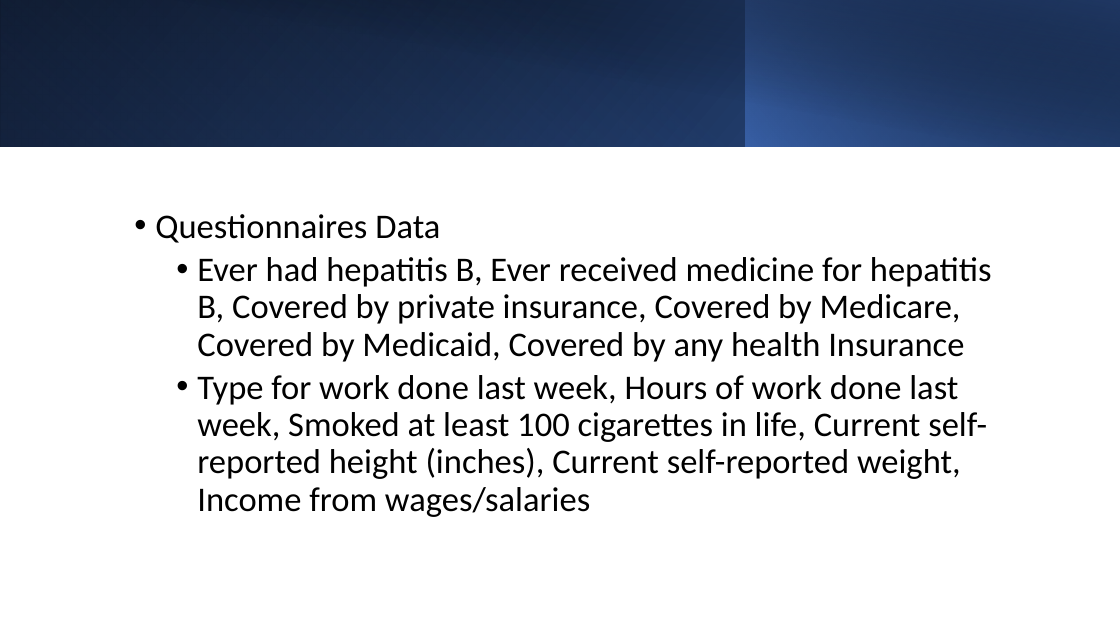
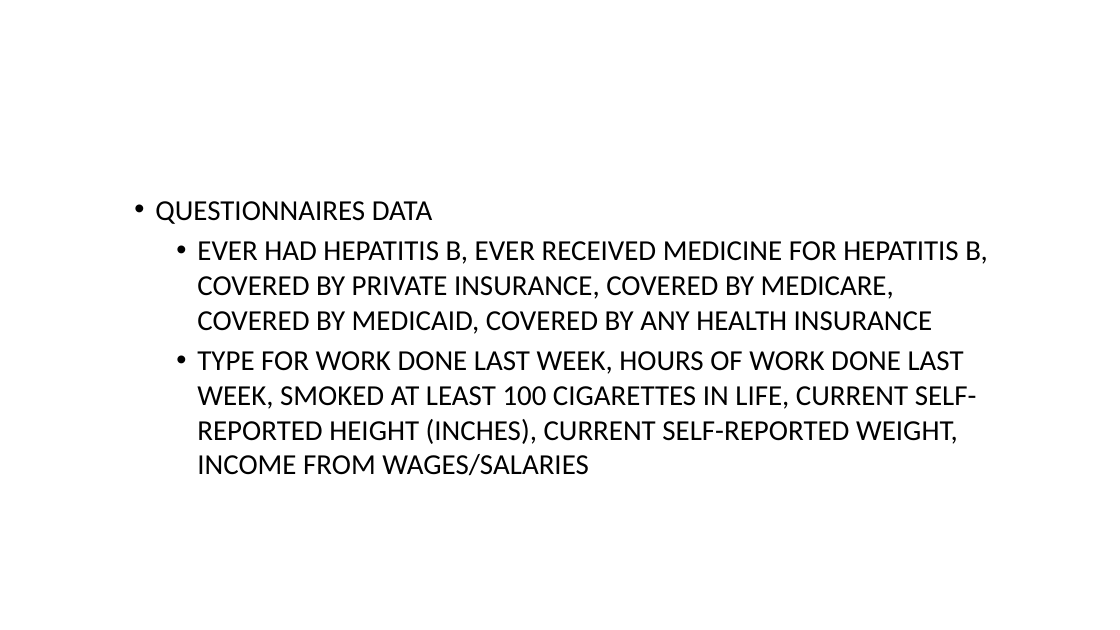
Before and after one commit to johnnie19/NHANES-HBV-Prediction-Analysis, a slide deck: slide 5 of Predictive Model for Chronic Hepatitis B Infection DataDivers.pptx (slide 4 before the commit). Drawn at 1120x630 pixels with LibreOffice and Linux fonts; fonts in the diff are those of the drawing; background and template pictures are left out. Boxes give left, top, right and bottom in pixels: in the first picture for what was removed or moved away, otherwise in the second. Text is boxed around its words. In the diff, an @@ line names an element or a change of style, - is before the commit and + after.

```diff
--- a/Predictive Model for Chronic Hepatitis B Infection DataDivers.pptx
+++ b/Predictive Model for Chronic Hepatitis B Infection DataDivers.pptx
@@ rectangle removed at (0, 0, 1120, 146) @@
@@ rectangle removed at (0, 0, 746, 146) @@
@@ rectangle removed at (42, 0, 1120, 147) @@
@@ rectangle removed at (745, 0, 1120, 146) @@
@@ text at (155, 201, 988, 476): text changed; size 29.6 to 24.8 pt @@
-• Questionnaires Data
-  • Ever had hepatitis B, Ever received medicine for hepatitis B, Covered by private insurance, Covered by Medicare, Covered by Medicaid, Covered by any health Insurance
-  • Type for work done last week, Hours of work done last week, Smoked at least 100 cigarettes in life, Current self-reported height (inches), Current self-reported weight, Income from wages/salaries
+• QUESTIONNAIRES DATA
+  • EVER HAD HEPATITIS B, EVER RECEIVED MEDICINE FOR HEPATITIS B, COVERED BY PRIVATE INSURANCE, COVERED BY MEDICARE, COVERED BY MEDICAID, COVERED BY ANY HEALTH INSURANCE
+  • TYPE FOR WORK DONE LAST WEEK, HOURS OF WORK DONE LAST WEEK, SMOKED AT LEAST 100 CIGARETTES IN LIFE, CURRENT SELF-REPORTED HEIGHT (INCHES), CURRENT SELF-REPORTED WEIGHT, INCOME FROM WAGES/SALARIES
```
Also in this commit, not shown: 5 other slides changed, 12 slides added, 8 slides removed.
